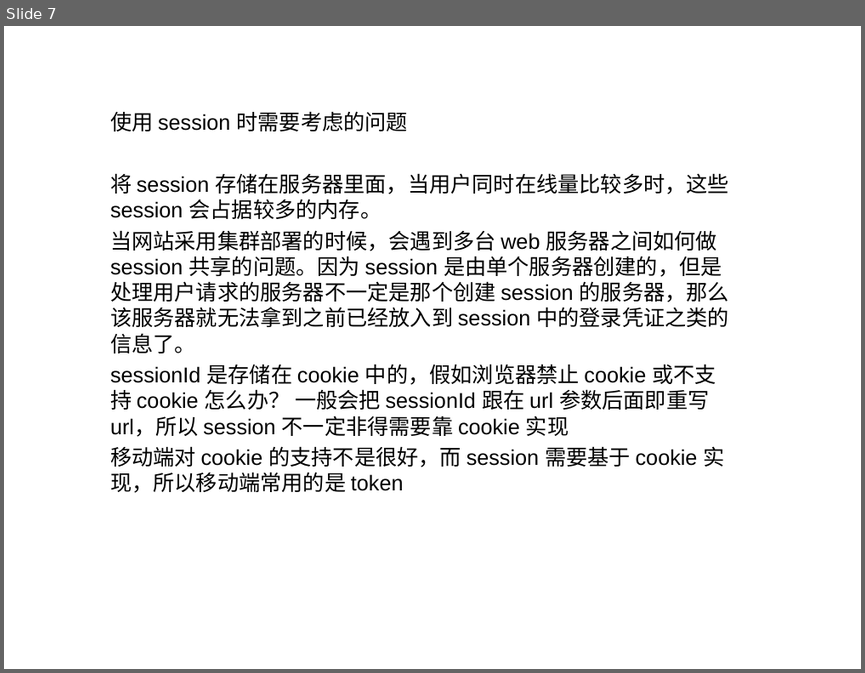
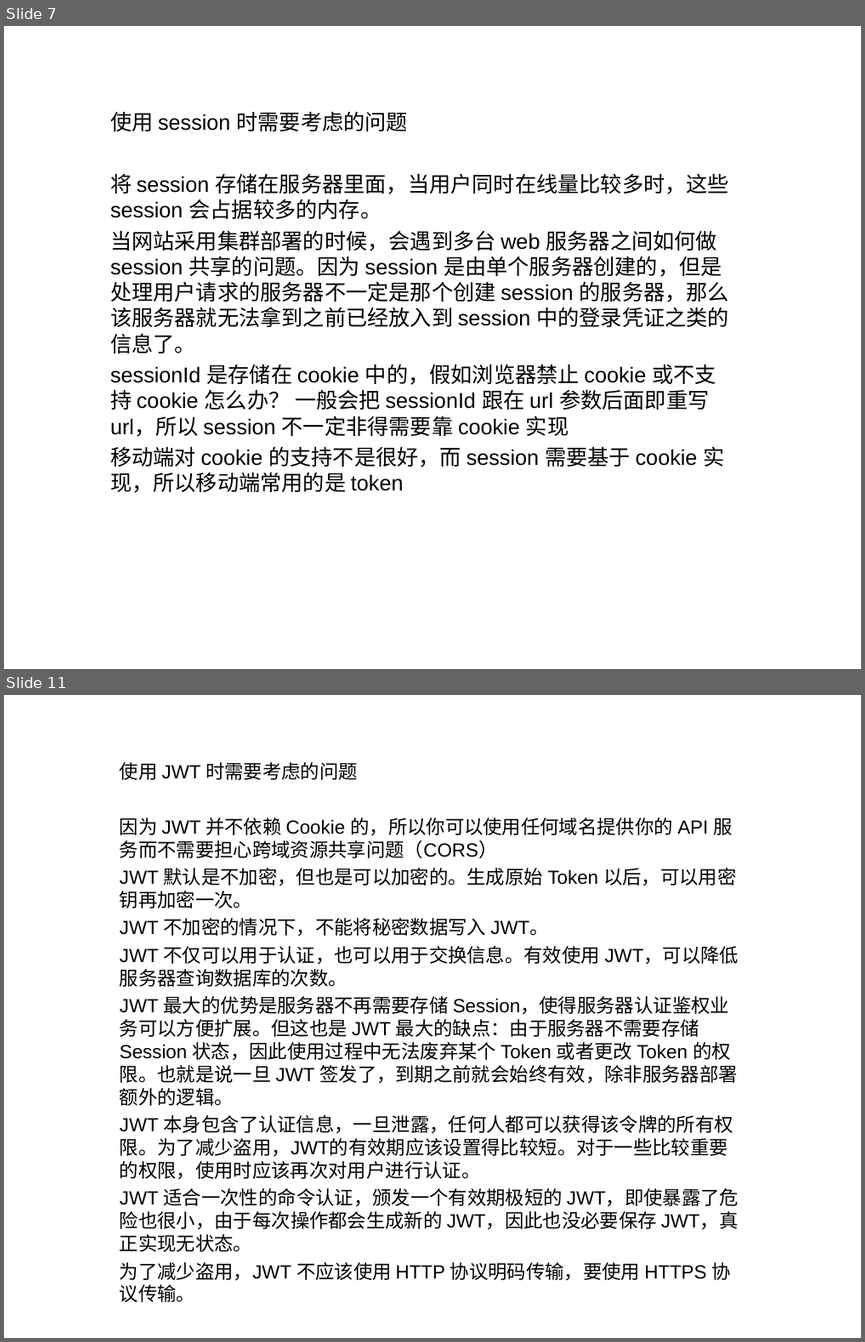
Before and after one commit to liyongjava36/oauth, a slide deck: 123.ppt. Shown one above the other, each under a label of ours: slide 7 before the commit, slides 7 and 11 after it; the slides between them are not shown. The pictures are 865x673 and 865x1342 pixels, drawn with LibreOffice and Linux fonts; fonts in the diff are those of the drawing. Boxes give left, top, right and bottom in pixels: in the first picture for what was removed or moved away, otherwise in the second. Text is boxed around its words. In the diff, an @@ line names an element or a change of style, - is before the commit and + after.

```diff
--- a/123.ppt
+++ b/123.ppt
@@ slide 11 added at [4,695,861,1338], background #FFFFFF @@
@@ subtitle added at [120,762,739,1302], 16 pt, text #000000 @@
+使用 JWT 时需要考虑的问题
+因为 JWT 并不依赖 Cookie 的，所以你可以使用任何域名提供你的 API 服务而不需要担心跨域资源共享问题（CORS）
+JWT 默认是不加密，但也是可以加密的。生成原始 Token 以后，可以用密钥再加密一次。
+JWT 不加密的情况下，不能将秘密数据写入 JWT。
+JWT 不仅可以用于认证，也可以用于交换信息。有效使用 JWT，可以降低服务器查询数据库的次数。
+JWT 最大的优势是服务器不再需要存储 Session，使得服务器认证鉴权业务可以方便扩展。但这也是 JWT 最大的缺点：由于服务器不需要存储 Session 状态，因此使用过程中无法废弃某个 Token 或者更改 Token 的权限。也就是说一旦 JWT 签发了，到期之前就会始终有效，除非服务器部署额外的逻辑。
+JWT 本身包含了认证信息，一旦泄露，任何人都可以获得该令牌的所有权限。为了减少盗用，JWT的有效期应该设置得比较短。对于一些比较重要的权限，使用时应该再次对用户进行认证。
+JWT 适合一次性的命令认证，颁发一个有效期极短的 JWT，即使暴露了危险也很小，由于每次操作都会生成新的 JWT，因此也没必要保存 JWT，真正实现无状态。
+为了减少盗用，JWT 不应该使用 HTTP 协议明码传输，要使用 HTTPS 协议传输。
```
Also in this commit, not shown: 3 other slides added, 1 slide removed.
